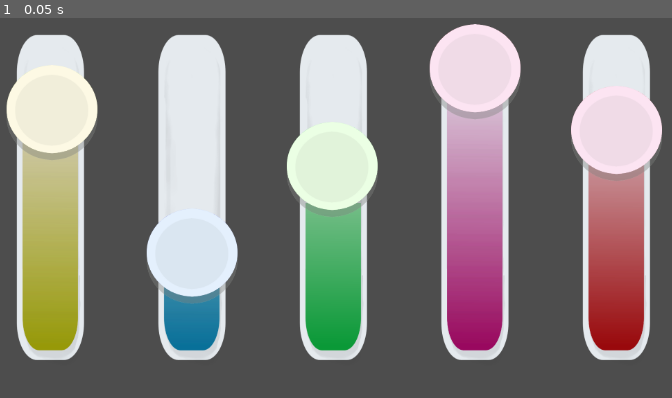
Above: before the commit, frame 1.
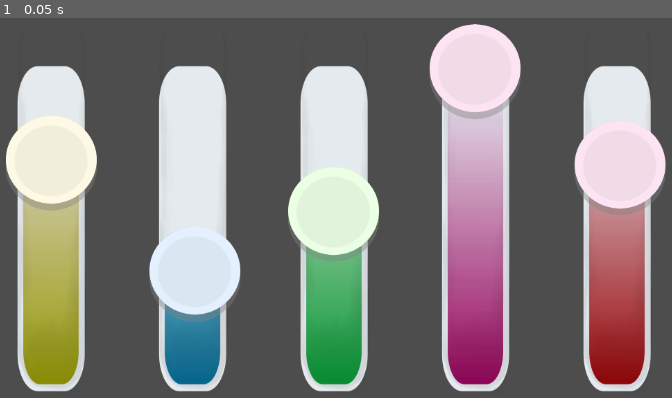
Above: after the commit, the same moment.

Repository: DarilRaf/TheHostage
Game: Godot game, scene res://scenes/all_sliders.tscn
The game is run twice, just before and just after one commit, with the same random seed, the same clock (stepped at 60 frames per second) and the same inputs. This scene is started directly instead of the project's main scene.
Inputs:
- Up to frame 1 (0.05 s): no input

The runs differ from the first frame. In frame 1, 24% of the frame differs, in the area x 0-100%, y 4-99%.

Commit message:
Base Scene Sliders

Diff:
--- a/scenes/all_sliders.tscn
+++ b/scenes/all_sliders.tscn
@@ -43,13 +43,13 @@
 [node name="Slider_Button" parent="GridContainer/ColorRect2" instance=ExtResource("1_l54mx")]
 position = Vector2(-180, 68)
 
-[node name="TextureProgressBar" parent="GridContainer/ColorRect2/Slider_Button/Control" index="3"]
+[node name="TextureProgressBar" parent="GridContainer/ColorRect2/Slider_Button/Control" index="0"]
 value = 20.0
 texture_under = ExtResource("2_pkso1")
 texture_progress = ExtResource("3_bsica")
 
-[node name="Button" parent="GridContainer/ColorRect2/Slider_Button/Control" index="4"]
-position = Vector2(-2, 207)
+[node name="Button" parent="GridContainer/ColorRect2/Slider_Button/Control" index="3"]
+position = Vector2(2, 233)
 
 [node name="ButtonPic" parent="GridContainer/ColorRect2/Slider_Button/Control/Button" index="0"]
 texture = ExtResource("4_jif2q")
@@ -62,13 +62,13 @@
 [node name="Slider_Button" parent="GridContainer/ColorRect3" instance=ExtResource("1_l54mx")]
 position = Vector2(-180, 68)
 
-[node name="TextureProgressBar" parent="GridContainer/ColorRect3/Slider_Button/Control" index="3"]
+[node name="TextureProgressBar" parent="GridContainer/ColorRect3/Slider_Button/Control" index="0"]
 value = 50.0
 texture_under = ExtResource("5_qnt8i")
 texture_progress = ExtResource("6_jhxgy")
 
-[node name="Button" parent="GridContainer/ColorRect3/Slider_Button/Control" index="4"]
-position = Vector2(-4, 82)
+[node name="Button" parent="GridContainer/ColorRect3/Slider_Button/Control" index="3"]
+position = Vector2(-2, 147)
 
 [node name="ButtonPic" parent="GridContainer/ColorRect3/Slider_Button/Control/Button" index="0"]
 texture = ExtResource("7_h1rjv")
@@ -81,12 +81,12 @@
 [node name="Slider_Button" parent="GridContainer/ColorRect4" instance=ExtResource("1_l54mx")]
 position = Vector2(-180, 68)
 
-[node name="TextureProgressBar" parent="GridContainer/ColorRect4/Slider_Button/Control" index="3"]
+[node name="TextureProgressBar" parent="GridContainer/ColorRect4/Slider_Button/Control" index="0"]
 value = 100.0
 texture_under = ExtResource("8_qmw75")
 texture_progress = ExtResource("9_86yui")
 
-[node name="Button" parent="GridContainer/ColorRect4/Slider_Button/Control" index="4"]
+[node name="Button" parent="GridContainer/ColorRect4/Slider_Button/Control" index="3"]
 position = Vector2(-2, -59)
 
 [node name="ButtonPic" parent="GridContainer/ColorRect4/Slider_Button/Control/Button" index="0"]
@@ -100,13 +100,13 @@
 [node name="Slider_Button" parent="GridContainer/ColorRect5" instance=ExtResource("1_l54mx")]
 position = Vector2(-180, 68)
 
-[node name="TextureProgressBar" parent="GridContainer/ColorRect5/Slider_Button/Control" index="3"]
+[node name="TextureProgressBar" parent="GridContainer/ColorRect5/Slider_Button/Control" index="0"]
 value = 65.0
 texture_under = ExtResource("11_6ligo")
 texture_progress = ExtResource("12_jo2mt")
 
-[node name="Button" parent="GridContainer/ColorRect5/Slider_Button/Control" index="4"]
-position = Vector2(-2, 30)
+[node name="Button" parent="GridContainer/ColorRect5/Slider_Button/Control" index="3"]
+position = Vector2(3, 80)
 
 [node name="ButtonPic" parent="GridContainer/ColorRect5/Slider_Button/Control/Button" index="0"]
 texture = ExtResource("10_d20a8")
--- a/scenes/slider_button.tscn
+++ b/scenes/slider_button.tscn
@@ -12,35 +12,36 @@
 
 [node name="Slider_Button" type="Node2D"]
 
-[node name="Control" type="Node2D" parent="."]
-
-[node name="SliderOuterBase" type="Sprite2D" parent="Control"]
-position = Vector2(274, 270)
+[node name="SliderOuterBase" type="Sprite2D" parent="."]
+position = Vector2(275, 315)
 scale = Vector2(0.5, 0.5)
 texture = ExtResource("2_g2ib2")
 
-[node name="SliderShadowExpandable" type="Sprite2D" parent="Control"]
-position = Vector2(275, 280)
-scale = Vector2(0.5, 0.5)
-texture = ExtResource("2_imdxv")
-
-[node name="SliderShadowBase" type="Sprite2D" parent="Control"]
-position = Vector2(275, 280)
-scale = Vector2(0.5, 0.5)
-texture = ExtResource("1_33jcn")
+[node name="Control" type="Node2D" parent="."]
 
 [node name="TextureProgressBar" type="TextureProgressBar" parent="Control"]
-offset_left = 3.0
-offset_top = 1.0
-offset_right = 1083.0
-offset_bottom = 1081.0
+offset_left = 4.0
+offset_top = 50.0
+offset_right = 1084.0
+offset_bottom = 1130.0
 scale = Vector2(0.5, 0.5)
 value = 70.0
 fill_mode = 3
 texture_under = ExtResource("3_omiys")
 texture_progress = ExtResource("4_owdim")
 
+[node name="SliderShadowExpandable" type="Sprite2D" parent="Control"]
+position = Vector2(275, 280)
+scale = Vector2(0.6, 0.6)
+texture = ExtResource("2_imdxv")
+
+[node name="SliderShadowBase" type="Sprite2D" parent="Control"]
+position = Vector2(275, 280)
+scale = Vector2(0.6, 0.6)
+texture = ExtResource("1_33jcn")
+
 [node name="Button" type="Area2D" parent="Control"]
+position = Vector2(-1, 73)
 
 [node name="ButtonPic" type="Sprite2D" parent="Control/Button"]
 position = Vector2(281, 139)
